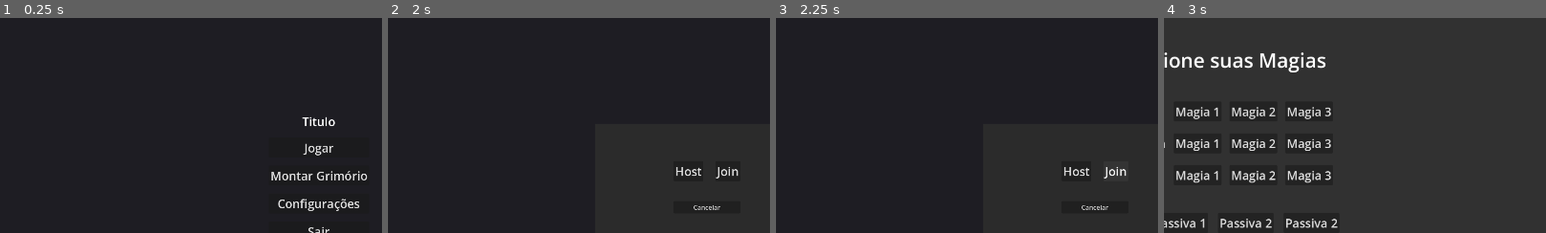
Above: before the commit, frames 1-4 (left to right).
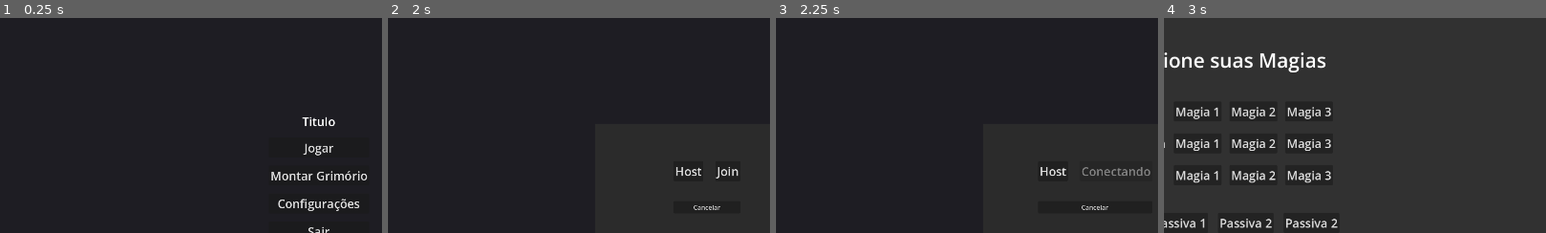
Above: after the commit, the same moments.

Repository: Isaaa43/Saudavel-e-Balanceado
Game: Godot game, scene res://cenas/main_game.tscn
The game is run twice, just before and just after one commit, with the same random seed, the same clock (stepped at 60 frames per second) and the same inputs.
Inputs (mouse positions are % of the whole screen's width and height, from its top left):
- Up to frame 1 (0.25 s): no input
- Up to frame 2 (2 s): click (50, 66) at 0.52 s; type "Alex" at 0.6 s; click "Jogar" at 1.25 s
- Up to frame 3 (2.25 s): click "Join" at 2 s
- Up to frame 4 (3 s): click "Host" at 2.75 s
The pictures show only the part of the screen within x 8-58%, y 11-61%; the shares and areas given below are measured in that part.

Frames 1-2 are identical in both runs. In frame 3, 0.6% of the frame differs, in the area x 69-98%, y 69-75%; in frame 4, nothing differs.

Commit message:
Network melhorias: join e iniciar partida
Botão Join agora desabilita enquanto estiver buscando pelo servidor.
Começo da partida somente habilitado para o servidor

Diff:
--- a/luta-magos/scripts/menus/menu_inicial.gd
+++ b/luta-magos/scripts/menus/menu_inicial.gd
@@ -3,12 +3,15 @@
 @onready var ui: PanelContainer = $UI
 @onready var panel_jogar: Panel = $PanelJogar
 @onready var line_edit_nome_jogador: LineEdit = $UI/VBoxContainer/LineEditNomeJogador
+@onready var button_join: Button = $PanelJogar/Control/Margin/VBoxContainer/HBoxContainer/ButtonJoin
 
 func _on_button_sair_jogo_pressed() -> void:
 	get_tree().quit()
 
 func  _ready() -> void:
 	panel_jogar.hide()
+	# TODO: criar loading
+	Network.client_connection_failed.connect(_habilitar_button_join.bind(true))
 
 func _on_button_jogar_pressed() -> void:
 	panel_jogar.show()
@@ -29,3 +32,13 @@
 
 func _on_button_join_pressed() -> void:
 	NetworkClient.entrar_lobby()
+	# TODO: criar loading
+	_habilitar_button_join(false)
+
+# TODO: criar loading
+func _habilitar_button_join(habilitar: bool) -> void:
+	button_join.disabled = not habilitar
+	if button_join.disabled:
+		button_join.text = "Conectando"
+	else:
+		button_join.text = "Join"
--- a/luta-magos/scripts/menus/menu_partida.gd
+++ b/luta-magos/scripts/menus/menu_partida.gd
@@ -35,6 +35,11 @@
 	verificar_partida_comecar()
 
 func verificar_partida_comecar() -> void:
+	# TODO: Por enquato vai isso, mas no futuro fazer um sistema de voto, tipo ready DBD
+	# somente o server pode iniciar a partida
+	button_comecar.disabled = not multiplayer.is_server()
+	return
+
 	# TODO: remover
 	if debug_ignorar_checks:
 		button_comecar.disabled = false
